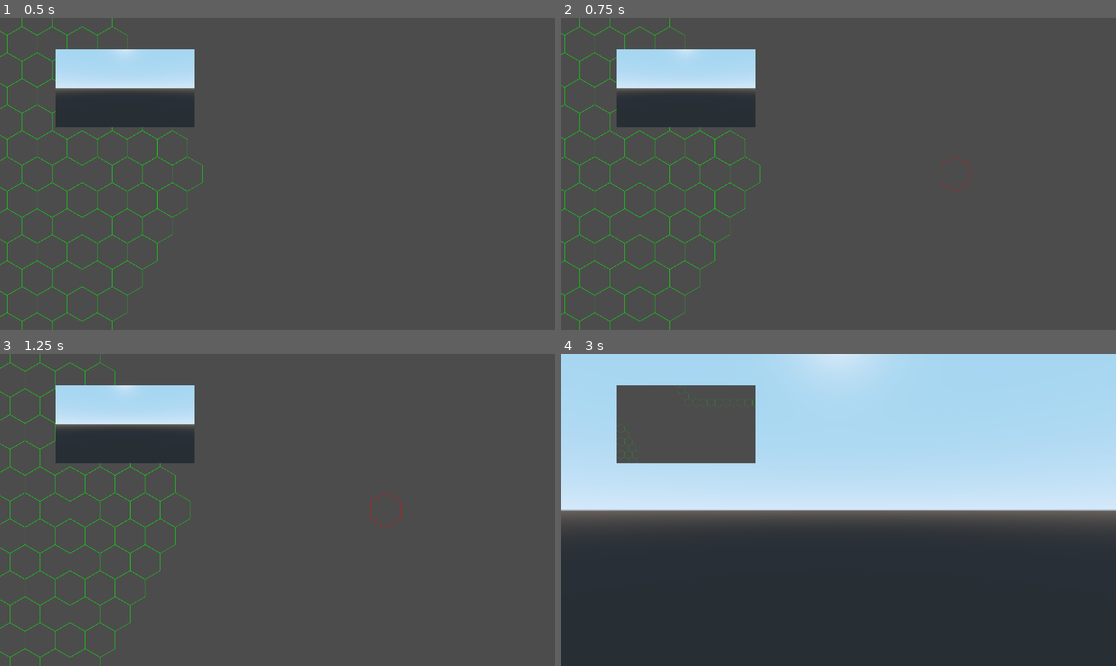
Above: before the commit, frames 1-4 (two rows, left to right).
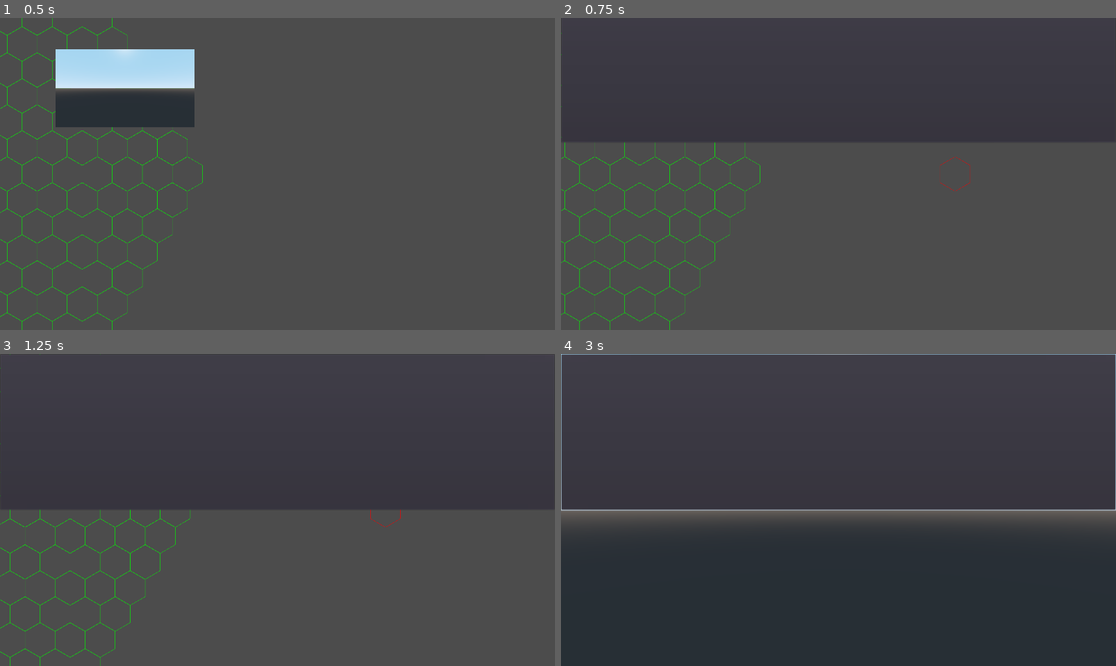
Above: after the commit, the same moments.

Repository: ObsidianBlk/FantasyFleet
Game: Godot game, scene res://Scenes/World.tscn
Same seed, same stepped clock (60 frames per second), same inputs: the game is played once before the commit and once after it.
Inputs (mouse positions are in pixels of both pictures, inside the frame that each line leads up to):
- Up to frame 1 (0.5 s): no input
- Up to frame 2 (0.75 s): tap Enter (ui_accept) at 0.5 s; move the mouse to (960, 158) at 0.52 s; hold D (game_right) from 0.53 s (still down); hold ` (term_toggle, bound only after the commit) from 0.53 s (still down); click (960, 158) at 0.67 s
- Up to frame 3 (1.25 s): keep holding D (game_right); keep holding ` (term_toggle, bound only after the commit); tap Enter (ui_accept) at 0.77 s
- Up to frame 4 (3 s): move the mouse to (727, 525) at 1.27 s; release D (game_right) at 1.28 s; release ` (term_toggle, bound only after the commit) at 1.28 s; hold S (game_down) 1.28-2.03 s; tap Ctrl (game_ctrl) at 1.35 s; tap Enter (ui_accept) at 1.52 s; tap ` (term_toggle, bound only after the commit) at 1.55, 2.3 s; move the mouse to (894, 441) at 2.02 s; hold D (game_right) 2.03-2.78 s; hold Shift (game_shift) 2.03-2.78 s; move the mouse to (810, 572) at 2.77 s; hold W (game_up) from 2.78 s (still down); tap Tab (game_view_toggle) at 2.85 s; click (810, 572) at 2.92 s

Frame 1 is identical in both runs. In frame 2, 3.7% of the frame differs, in the area x 0-36%, y 0-41%; in frame 3, 3.9%; in frame 4, 44%, in the area x 0-100%, y 0-51%.

Commit message:
A crude terminal now working, watching for Log entries to be signaled. Updated some code to use Log instead of print().

Diff:
--- a/Scenes/World.gd
+++ b/Scenes/World.gd
@@ -44,6 +44,8 @@
 	elif event.is_action_pressed("option_toggle"):
 		get_tree().paused = not get_tree().paused # TODO: Figure out a better way to pause
 		emit_signal("ui_toggle_requested", "Options")
+	elif event.is_action_pressed("term_toggle"):
+		emit_signal("ui_toggle_requested", "Terminal")
 
 # -------------------------------------------------------------------------
 # Private Methods
@@ -75,11 +77,17 @@
 
 func _on_Network_host_requested(port : int, max_players : int):
 	get_tree().paused = false
-	Net.host_game(max_players, port)
+	if Net.host_game(max_players, port) == OK:
+		Log.info("Network server started successfully")
+	else:
+		Log.warning("Failed to start network server.")
 
 func _on_Network_join_requested(address : String, port : int):
 	get_tree().paused = false
-	Net.join_game(address, port)
+	if Net.join_game(address, port) == OK:
+		Log.info("Attempted to join server %s:%d ... "%[address, port])
+	else:
+		Log.warning("Failed start network service to %s:%d"%[address, port])
 
 func _on_Network_disconnect_network_requested():
 	get_tree().paused = false
--- a/Scenes/World.tscn
+++ b/Scenes/World.tscn
@@ -9,6 +9,7 @@
 [ext_resource path="res://Objects/OrbitCamera/OrbitCamera.tscn" type="PackedScene" id=7]
 [ext_resource path="res://Scripts/Controllers/GameScreen.gd" type="Script" id=8]
 [ext_resource path="res://UI/Options/Options.tscn" type="PackedScene" id=9]
+[ext_resource path="res://UI/Terminal/Terminal.tscn" type="PackedScene" id=10]
 [ext_resource path="res://UI/Networking/Network.tscn" type="PackedScene" id=11]
 
 [sub_resource type="ViewportTexture" id=2]
@@ -88,10 +89,14 @@
 [node name="Network" parent="Canvas" instance=ExtResource( 11 )]
 visible = false
 
+[node name="Terminal" parent="Canvas" instance=ExtResource( 10 )]
+
 [connection signal="ui_requested" from="." to="Canvas/Options" method="_on_ui_requested"]
 [connection signal="ui_requested" from="." to="Canvas/Network" method="_on_ui_requested"]
+[connection signal="ui_requested" from="." to="Canvas/Terminal" method="_on_ui_requested"]
 [connection signal="ui_toggle_requested" from="." to="Canvas/Options" method="_on_ui_toggle_requested"]
 [connection signal="ui_toggle_requested" from="." to="Canvas/Network" method="_on_ui_toggle_requested"]
+[connection signal="ui_toggle_requested" from="." to="Canvas/Terminal" method="_on_ui_toggle_requested"]
 [connection signal="resized" from="Canvas/GameScreen" to="." method="_on_GameScreen_resized"]
 [connection signal="disconnect_network_requested" from="Canvas/Network" to="." method="_on_Network_disconnect_network_requested"]
 [connection signal="host_requested" from="Canvas/Network" to="." method="_on_Network_host_requested"]
--- a/Scripts/Auto/Log.gd
+++ b/Scripts/Auto/Log.gd
@@ -9,18 +9,23 @@
 # -----------------------------------------------------------------------------
 # Constants and ENUMs
 # -----------------------------------------------------------------------------
-enum PRIORITY {Info=0, Debug=1, Warning=2, Error=3}
+enum PRIORITY {Info=1, Debug=2, Warning=4, Error=8}
 
 # -----------------------------------------------------------------------------
 # Variables
 # -----------------------------------------------------------------------------
 var _entries : Array = []
 var _max_entries : int = 5000
+var _enabled_priority = 15
 
 # -----------------------------------------------------------------------------
 # Private Methods
 # -----------------------------------------------------------------------------
-
+func _PriorityNameFromCode(p : int) -> String:
+	for key in PRIORITY.keys():
+		if PRIORITY[key] == p:
+			return key
+	return ""
 
 # -----------------------------------------------------------------------------
 # Public Methods
@@ -48,7 +53,10 @@
 			re[key] = entry[key]
 	return re
 
-func get_entries(start : int, count : int) -> Array:
+func get_entries(start : int = 0, count : int = -1) -> Array:
+	if count < 0:
+		count = _entries.size()
+
 	var ent : Array = []
 	var size : int = _entries.size()
 	if start >= 0 and start < size:
@@ -61,10 +69,13 @@
 func entry(priority : int, message : String, metadata = null) -> void:
 	if PRIORITY.values().find(priority) < 0:
 		return
+	if (priority & _enabled_priority) <= 0:
+		return
 
 	var e : Dictionary = {
 		"timestamp": OS.get_unix_time(),
 		"priority": priority,
+		"priority_name": _PriorityNameFromCode(priority),
 		"message": message,
 		"meta": metadata
 	}
@@ -74,6 +85,18 @@
 	emit_signal("entry_logged", e)
 	emit_signal("log_changed")
 
+func info(message : String, metadata = null) -> void:
+	entry(PRIORITY.Info, message, metadata)
+
+func debug(message : String, metadata = null) -> void:
+	entry(PRIORITY.Debug, message, metadata)
+
+func warning(message : String, metadata = null) -> void:
+	entry(PRIORITY.Warning, message, metadata)
+
+func error(message : String, metadata = null) -> void:
+	entry(PRIORITY.Error, message, metadata)
+
 func remove(idx : int) -> void:
 	if idx >= 0 and idx < _entries.size():
 		_entries.remove(idx)
--- a/Scripts/Auto/Net.gd
+++ b/Scripts/Auto/Net.gd
@@ -75,7 +75,8 @@
 func join_game(address : String, port : int = -1) -> int:
 	var st : SceneTree = get_tree()
 	if st.has_network_peer():
-		printerr("Network already connected.")
+		Log.error("Network already connected.")
+		#printerr("Network already connected.")
 		emit_signal("network_init_failed", ERR_ALREADY_IN_USE)
 		return ERR_ALREADY_IN_USE
 
@@ -97,7 +98,8 @@
 func host_game(max_players : int = 2, port : int = -1) -> int:
 	var st : SceneTree = get_tree()
 	if st.has_network_peer():
-		printerr("Network already connected.")
+		Log.error("Network already connected.")
+		#printerr("Network already connected.")
 		emit_signal("network_init_failed", ERR_ALREADY_IN_USE)
 		return ERR_ALREADY_IN_USE
 
@@ -134,28 +136,33 @@
 	var id : int = get_tree().get_rpc_sender_id()
 	# TODO: Varify dictionary data
 	_pid[id] = profile
-	print("Registered client: ", id, " - ", profile)
+	Log.info("Registered client: %d - %s"%[id, profile])
+	#print("Registered client: ", id, " - ", profile)
 
 remote func r_unregister_player_profile() -> void:
 	var id : int = get_tree().get_rpc_sender_id()
 	print(_pid)
 	if id in _pid:
 		_pid.erase(id)
-		print("Unregistered client: ", id)
+		Log.info("Unregistered client: %d"%[id])
+		#print("Unregistered client: ", id)
 
 # -----------------------------------------------------------------------------
 # Handler Methods
 # -----------------------------------------------------------------------------
 remote func _on_network_peer_connected(id : int) -> void:
 	if id in _pid:
-		printerr("WARNING: Client ID ", id, " already exists.")
+		Log.warning("Client ID %d already exists."%[id])
+		#printerr("WARNING: Client ID ", id, " already exists.")
+	Log.info("New client connected, %d"%[id])
 	#_pid[id] = {"name":"Unknown"} # This is temporary!
 
 func _on_network_peer_disconnected(id : int) -> void:
 	if id != get_tree().get_network_unique_id():
 		if id in _pid:
 			_pid.erase(id)
-		print("Client disconnected: ", id)
+		Log.info("Client disconnected: %d"%[id])
+		#print("Client disconnected: ", id)
 
 func _on_connected_to_server() -> void:
 	var id : int = get_tree().get_network_unique_id()
@@ -165,9 +172,11 @@
 		_pid[id] = Game.get_profile()
 
 func _on_connection_failed() -> void:
-	print("Failed to connect to the server")
-	disconnect_game(false)
+	Log.info("Failed to connect to the server")
+	#print("Failed to connect to the server")
+	call_deferred("disconnect_game", false)
 
 func _on_server_disconnected() -> void:
-	print("Server disconnected")
-	disconnect_game(false)
+	Log.info("Server disconnected")
+	#print("Server disconnected")
+	call_deferred("disconnect_game", false)
--- a/UI/Terminal/Terminal.gd
+++ b/UI/Terminal/Terminal.gd
@@ -10,16 +10,26 @@
 # -----------------------------------------------------------------------------
 export var slide_out : bool = true
 export var slide_duration : float = 0.25		setget set_slide_duration
+export var print_to_console : bool = false
+
+export var text_color : Color = Color.gray
+export var timestamp_color : Color = Color.blanchedalmond
+export var info_color : Color = Color.cadetblue
+export var debug_color : Color = Color.coral
+export var warning_color : Color = Color.darkorange
+export var error_color : Color = Color.crimson
 
 # -----------------------------------------------------------------------------
 # Variables
 # -----------------------------------------------------------------------------
 var _on_screen : bool = false
+var _entry_handled : bool = false
 
 # -----------------------------------------------------------------------------
 # Onready Variables
 # -----------------------------------------------------------------------------
-onready var text_node : TextEdit = $TextEdit
+onready var tween_node : Tween = $Tween
+onready var rtl_node : RichTextLabel = $RichTextLabel
 
 # -----------------------------------------------------------------------------
 # Setters / Getters
@@ -35,16 +45,121 @@
 	connect("resized", self, "_on_resized")
 	Log.connect("entry_logged", self, "_on_entry_logged")
 	Log.connect("log_changed", self, "_on_log_changed")
+	_UpdateSizePosition(OS.window_size)
+
+
+# -----------------------------------------------------------------------------
+# Private Methods
+# -----------------------------------------------------------------------------
+func _UpdateSizePosition(win_size : Vector2) -> void:
+	if tween_node.is_active():
+		var dest : Vector2 = Vector2.ZERO if _on_screen else Vector2(0, -rect_min_size.y)
+		var dist : float = dest.distance_to(rect_position)
+		var trans_percent : float = dist / rect_min_size.y
+
+		rect_min_size = Vector2(win_size.x, win_size.y * 0.5)
+		rect_position = Vector2(0, -(rect_min_size.y * trans_percent))
+		dest = Vector2.ZERO if _on_screen else Vector2(0, -rect_min_size.y)
+
+		var dur : float = slide_duration * (1.0 - trans_percent)
+		tween_node.stop_all()
+		tween_node.interpolate_property(
+			self, "rect_position",
+			rect_position, dest,
+			dur,
+			Tween.TRANS_LINEAR, Tween.EASE_IN_OUT
+		)
+		tween_node.start()
+	else:
+		rect_min_size = Vector2(win_size.x, win_size.y * 0.5)
+		rect_position = Vector2.ZERO if _on_screen else Vector2(0, -rect_min_size.y)
+
+func _ToggleOnScreen(instant : bool = false) -> void:
+	if instant:
+		tween_node.stop_all()
+		rect_position = Vector2.ZERO if not _on_screen else Vector2(0, -rect_min_size.y)
+		_on_screen = not _on_screen
+	else:
+		var trans_percent : float = 0.0
+		if tween_node.is_active():
+			var dest : Vector2 = Vector2.ZERO if _on_screen else Vector2(0, -rect_min_size.y)
+			var dist : float = dest.distance_to(rect_position)
+			trans_percent = dist / rect_min_size.y
+
+		var dur : float = slide_duration * (1.0 - trans_percent)
+		var dest : Vector2 = Vector2.ZERO if not _on_screen else Vector2(0, -rect_min_size.y)
+		tween_node.stop_all()
+		tween_node.interpolate_property(
+			self, "rect_position",
+			rect_position, dest,
+			dur,
+			Tween.TRANS_LINEAR, Tween.EASE_IN_OUT
+		)
+		tween_node.start()
+		_on_screen = not _on_screen
+
+func _GetPriorityColor(p : int) -> Color:
+	match p:
+		1: # Info
+			return info_color
+		2: # Debug
+			return debug_color
+		4: # Warning
+			return warning_color
+		8: # Error
+			return error_color
+	return text_color
+
+func _Print(entry : Dictionary) -> void:
+	var time : Dictionary = OS.get_datetime_from_unix_time(entry.timestamp)
+	var timestr : String = "{hour}:{minute}:{second}".format(time)
+	if print_to_console:
+		if entry.priority == Log.PRIORITY.Warning or entry.priority == Log.PRIORITY.Error:
+			printerr("[", timestr, "] ", entry.priority_name, ": ", entry.message)
+		else:
+			print("[", timestr, "] ", entry.priority_name, ": ", entry.message)
+	if rtl_node.get_line_count() > 0:
+		rtl_node.newline()
+	rtl_node.push_color(text_color)
+	rtl_node.add_text("[")
+	rtl_node.push_color(timestamp_color)
+	rtl_node.add_text(timestr)
+	rtl_node.push_color(text_color)
+	rtl_node.add_text("] ")
+	rtl_node.push_color(_GetPriorityColor(entry.priority))
+	rtl_node.add_text(entry.priority_name + ": ")
+	rtl_node.push_color(text_color)
+	rtl_node.add_text(entry.message)
+	if rtl_node.get_line_count() > Log.get_max_entries():
+		rtl_node.remove_line(0)
+
+
 
 # -----------------------------------------------------------------------------
 # Handler Methods
 # -----------------------------------------------------------------------------
 func _on_resized() -> void:
-	rect_min_size = Vector2(OS.window_size.x, OS.window_size.y * 0.5)
-
+	_UpdateSizePosition(OS.window_size)
 
 func _on_entry_logged(entry : Dictionary) -> void:
-	pass
+	_Print(entry)
+	_entry_handled = true
 
 func _on_log_changed() -> void:
-	pass
+	if not _entry_handled:
+		rtl_node.clear()
+		var sf : bool = rtl_node.scroll_following
+		rtl_node.scroll_following = true
+		for entry in Log.get_entries():
+			_Print(entry)
+		rtl_node.scroll_following = sf
+	else:
+		_entry_handled = false
+
+func _on_ui_requested(ui_name : String) -> void:
+	if (self.name == ui_name and _on_screen == false) or (self.name != ui_name and _on_screen):
+		_ToggleOnScreen()
+
+func _on_ui_toggle_requested(ui_name : String) -> void:
+	if self.name == ui_name:
+		_ToggleOnScreen()
--- a/UI/Terminal/Terminal.tscn
+++ b/UI/Terminal/Terminal.tscn
@@ -7,11 +7,13 @@
 margin_bottom = 14.0
 script = ExtResource( 1 )
 
-[node name="TextEdit" type="TextEdit" parent="."]
+[node name="RichTextLabel" type="RichTextLabel" parent="."]
 margin_left = 7.0
 margin_top = 7.0
 margin_right = 1913.0
 margin_bottom = 7.0
 size_flags_horizontal = 3
 size_flags_vertical = 3
-readonly = true
+bbcode_enabled = true
+
+[node name="Tween" type="Tween" parent="."]
--- a/project.godot
+++ b/project.godot
@@ -159,6 +159,11 @@
 "events": [ Object(InputEventKey,"resource_local_to_scene":false,"resource_name":"","device":0,"alt":false,"shift":false,"control":false,"meta":false,"command":false,"pressed":false,"scancode":78,"physical_scancode":0,"unicode":0,"echo":false,"script":null)
  ]
 }
+term_toggle={
+"deadzone": 0.5,
+"events": [ Object(InputEventKey,"resource_local_to_scene":false,"resource_name":"","device":0,"alt":false,"shift":false,"control":false,"meta":false,"command":false,"pressed":false,"scancode":0,"physical_scancode":96,"unicode":0,"echo":false,"script":null)
+ ]
+}
 
 [physics]
 
Not shown: 1 places in Scenes/World.tscn that only renumber resources
